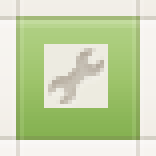
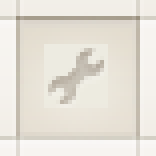
Comparing the layer stacks of the two 156×156 images. Changes:
showed "selected" over [16, 16, 140, 140]
showed "normal" over [16, 16, 140, 140]
showed "add hover" over [16, 16, 140, 140]
